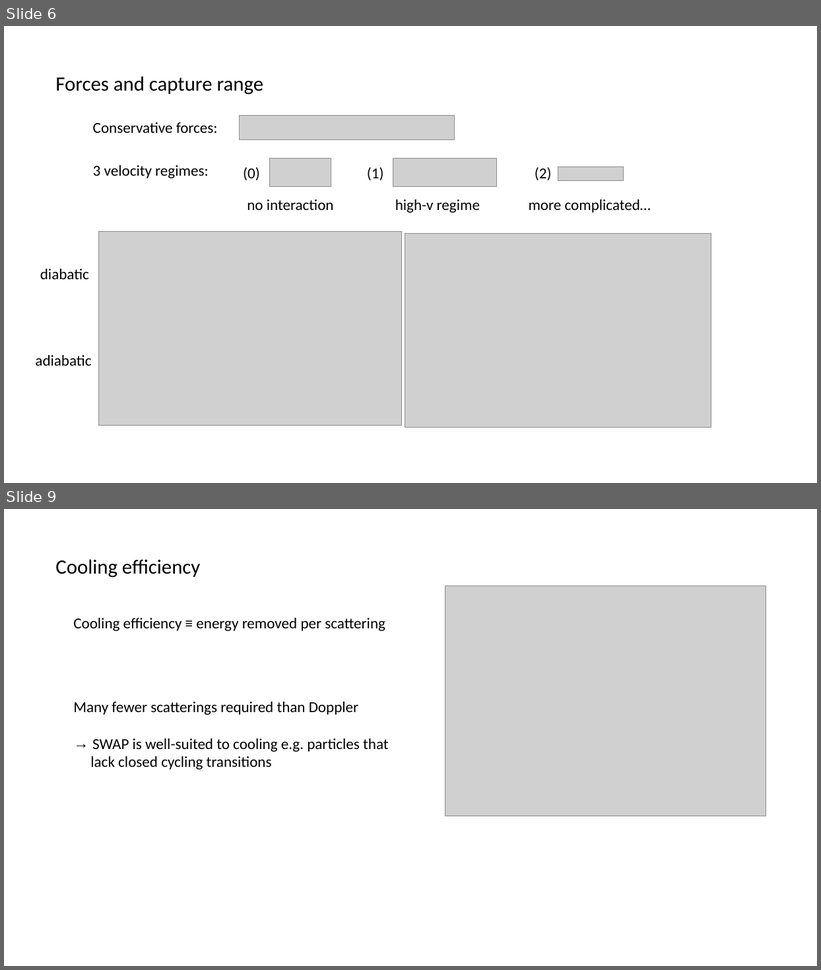
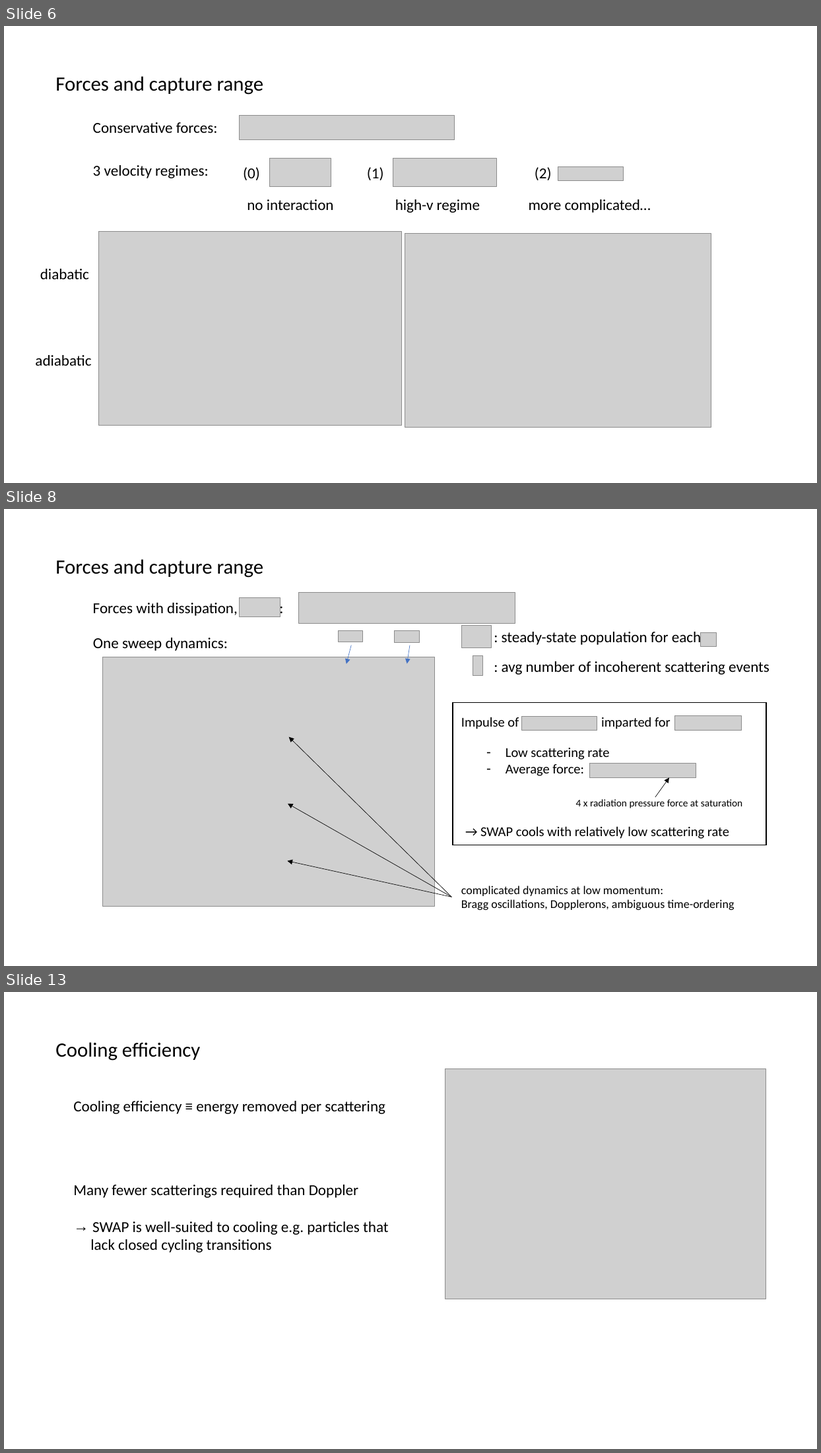
Before and after one commit to huanium/huanium, a slide deck: MIT PhD/ZGS/ZGS -Aug-26-2022/BUI-ZGS-Aug-26-2022.pptx. Shown one above the other, each under a label of ours: slides 6 and 9 before the commit, slides 6, 8 and 13 after it; the slides between them are not shown. The pictures are 821x970 and 821x1453 pixels, drawn with LibreOffice and Linux fonts; fonts in the diff are those of the drawing; grey boxes stand for pictures. Boxes give left, top, right and bottom in pixels: in the first picture for what was removed or moved away, otherwise in the second. Text is boxed around its words. In the diff, an @@ line names an element or a change of style, - is before the commit and + after.

```diff
--- a/MIT PhD/ZGS/ZGS -Aug-26-2022/BUI-ZGS-Aug-26-2022.pptx
+++ b/MIT PhD/ZGS/ZGS -Aug-26-2022/BUI-ZGS-Aug-26-2022.pptx
@@ slide 8 added at (x1=4, y1=509, x2=817, y2=966), background #FFFFFF @@
@@ text added at (x1=55, y1=559, x2=264, y2=578), 24 pt, text #000000 @@
+Forces and capture range
@@ text added at (x1=93, y1=603, x2=238, y2=616), 18 pt, text #000000 @@
+Forces with dissipation, ::
@@ picture added at (x1=240, y1=597, x2=281, y2=617) @@
@@ picture added at (x1=298, y1=593, x2=516, y2=623) @@
@@ picture added at (x1=462, y1=626, x2=491, y2=648) @@
@@ text added at (x1=93, y1=638, x2=228, y2=651), 18 pt, text #000000 @@
+One sweep dynamics:
@@ picture added at (x1=338, y1=631, x2=362, y2=642) @@
@@ arrow added from (352, 645) to (346, 664), #4472C4 0.5 pt @@
@@ picture added at (x1=395, y1=631, x2=419, y2=642) @@
@@ arrow added from (411, 645) to (407, 664), #4472C4 0.5 pt @@
@@ text added at (x1=502, y1=632, x2=701, y2=646), 18 pt, text #000000 @@
+: steady-state population for each
@@ picture added at (x1=700, y1=632, x2=717, y2=646) @@
@@ picture added at (x1=103, y1=657, x2=435, y2=907) @@
@@ picture added at (x1=473, y1=656, x2=483, y2=675) @@
@@ text added at (x1=502, y1=661, x2=770, y2=675), 18 pt, text #000000 @@
+: avg number of incoherent scattering events
@@ rectangle added at (x1=453, y1=703, x2=766, y2=846), outline #000000 1 pt @@
@@ text added at (x1=461, y1=717, x2=671, y2=729), 16 pt, text #000000 @@
+Impulse of imparted for
@@ picture added at (x1=523, y1=717, x2=597, y2=730) @@
@@ picture added at (x1=675, y1=716, x2=741, y2=730) @@
@@ arrow added from (451, 898) to (289, 737), #000000 0.5 pt @@
@@ text added at (x1=506, y1=748, x2=609, y2=776), 16 pt, text #000000 @@
+– Low scattering rate
+– Average force:
@@ picture added at (x1=590, y1=764, x2=696, y2=778) @@
@@ arrow added from (655, 797) to (669, 778), #000000 0.5 pt @@
@@ arrow added from (451, 898) to (288, 804), #000000 0.5 pt @@
@@ text added at (x1=576, y1=799, x2=743, y2=809), 12 pt, text #000000 @@
+4 x radiation pressure force at saturation
@@ text added at (x1=481, y1=826, x2=729, y2=839), 16 pt, text #000000 @@
+→ SWAP cools with relatively low scattering rate
@@ arrow added from (451, 898) to (288, 861), #000000 0.5 pt @@
@@ text added at (x1=461, y1=886, x2=734, y2=910), 14 pt, text #000000 @@
+complicated dynamics at low momentum:
+Bragg oscillations, Dopplerons, ambiguous time-ordering
@@ what was slide 9 is now slide 13 @@
```
Also in this commit, not shown: 2 slides changed, 3 other slides added, 24 other files.
